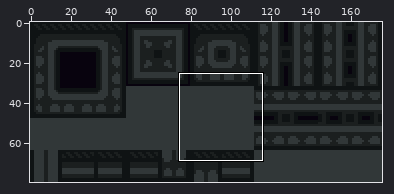
A pixel-art file gets an edit: art/lab_foreground.ase. Above: a wide view before the commit, with the close-up outlined.
Close-up. The starting point:
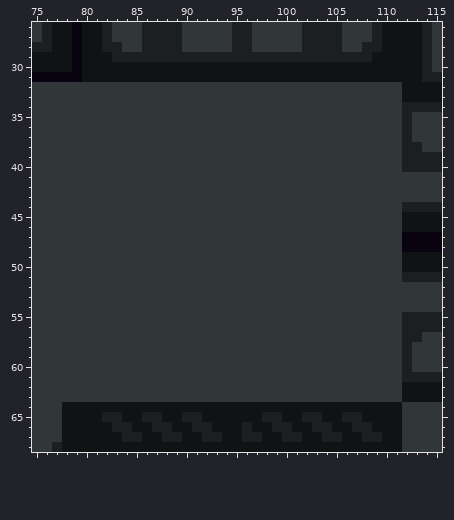
176x80 pixels, 1 frame. Shown: x 75..115, y 26..68. The commit also changed other parts of the picture, which this record leaves out.
After the commit:
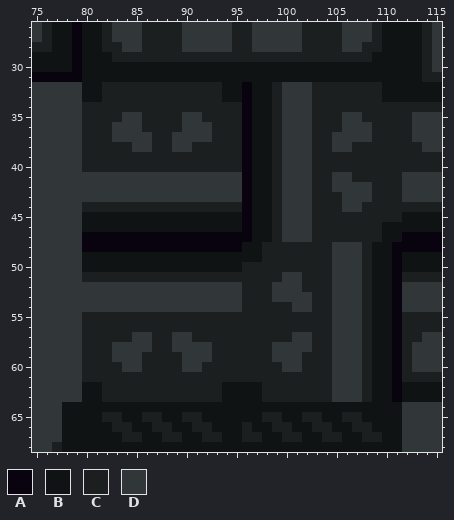
Palette (. is transparent): A #08030e  B #0f1314  C #1b1f1f  D #313738
Edits made:
Layer "Details":
y 32..33: x 80..99 DDDDDDDDDDDDDDDDDDDD -> BBCCCCCCCCCCCCBBABBC; x 103..111 DDDDDDDDD -> CCCCCCCBB
y 34: x 80..99 DDDDDDDDDDDDDDDDDDDD -> CCCCCCCCCCCCCCCCABBC; x 103..111 DDDDDDDDD -> CCCCCCCCC
y 35: x 80..83 DDDD -> CCCC; x 86..89 DDDD -> CCCC; x 92..99 DDDDDDDD -> CCCCABBC; x 103..105 DDD -> CCC; x 108..111 DDDD -> CCCC
y 36: x 80..82 DDD -> CCC; x 86..89 DDDD -> CCCC; x 93..99 DDDDDDD -> CCCABBC; x 103..105 DDD -> CCC; x 109..111 DDD -> CCC
y 37: x 80..82 DDD -> CCC; x 87..88 DD -> CC; x 93..99 DDDDDDD -> CCCABBC; x 103..104 DD -> CC; x 109..111 DDD -> CCC
y 38: x 80..84 DDDDD -> CCCCC; x 87..88 DD -> CC; x 91..99 DDDDDDDDD -> CCCCCABBC; x 103..104 DD -> CC; x 107..111 DDDDD -> CCCCC
y 39..40: x 80..99 DDDDDDDDDDDDDDDDDDDD -> CCCCCCCCCCCCCCCCABBC; x 103..111 DDDDDDDDD -> CCCCCCCCC
y 41: x 96..99 DDDD -> ABBC; x 103..104 DD -> CC; x 107..111 DDDDD -> CCCCC
y 42: x 96..99 DDDD -> ABBC; x 103..104 DD -> CC; x 109..111 DDD -> CCC
y 43: x 96..99 DDDD -> ABBC; x 103..105 DDD -> CCC; x 109..111 DDD -> CCC
y 44: x 80..99 DDDDDDDDDDDDDDDDDDDD -> CCCCCCCCCCCCCCCCABBC; x 103..105 DDD -> CCC; x 108..111 DDDD -> CCCC
y 45: x 80..99 DDDDDDDDDDDDDDDDDDDD -> BBBBBBBBBBBBBBBBABBC; x 103..111 DDDDDDDDD -> CCCCCCCCC
y 46: x 80..99 DDDDDDDDDDDDDDDDDDDD -> BBBBBBBBBBBBBBBBABBC; x 103..111 DDDDDDDDD -> CCCCCCCBB
y 47: x 80..99 DDDDDDDDDDDDDDDDDDDD -> AAAAAAAAAAAAAAAAABBC; x 103..111 DDDDDDDDD -> CCCCCCCBB
y 48: x 80..104 DDDDDDDDDDDDDDDDDDDDDDDDD -> AAAAAAAAAAAAAAAABBCCCCCCC; x 108..111 DDDD -> CBBA
y 49: x 80..104 DDDDDDDDDDDDDDDDDDDDDDDDD -> BBBBBBBBBBBBBBBBBBCCCCCCC; x 108..111 DDDD -> CBBA
y 50: x 80..104 DDDDDDDDDDDDDDDDDDDDDDDDD -> BBBBBBBBBBBBBBBBCCCCCCCCC; x 108..111 DDDD -> CBBA
y 51: x 80..99 DDDDDDDDDDDDDDDDDDDD -> CCCCCCCCCCCCCCCCCCCC; x 102..104 DDD -> CCC; x 108..111 DDDD -> CBBA
y 52: x 96..98 DDD -> CCC; x 102..104 DDD -> CCC; x 108..111 DDDD -> CBBA
y 53: x 96..98 DDD -> CCC; x 103..104 DD -> CC; x 108..111 DDDD -> CBBA
y 54: x 96..100 DDDDD -> CCCCC; x 103..104 DD -> CC; x 108..111 DDDD -> CBBA
y 55..56: x 80..104 DDDDDDDDDDDDDDDDDDDDDDDDD -> CCCCCCCCCCCCCCCCCCCCCCCCC; x 108..111 DDDD -> CBBA
y 57: x 80..84 DDDDD -> CCCCC; x 87..88 DD -> CC; x 91..100 DDDDDDDDDD -> CCCCCCCCCC; x 103..104 DD -> CC; x 108..111 DDDD -> CBBA
y 58: x 80..82 DDD -> CCC; x 87..88 DD -> CC; x 93..98 DDDDDD -> CCCCCC; x 103..104 DD -> CC; x 108..111 DDDD -> CBBA
y 59: x 80..82 DDD -> CCC; x 86..89 DDDD -> CCCC; x 93..98 DDDDDD -> CCCCCC; x 102..104 DDD -> CCC; x 108..111 DDDD -> CBBA
y 60: x 80..83 DDDD -> CCCC; x 86..89 DDDD -> CCCC; x 92..99 DDDDDDDD -> CCCCCCCC; x 102..104 DDD -> CCC; x 108..111 DDDD -> CBBA
y 61: x 80..104 DDDDDDDDDDDDDDDDDDDDDDDDD -> CCCCCCCCCCCCCCCCCCCCCCCCC; x 108..111 DDDD -> CBBA
y 62..63: x 80..104 DDDDDDDDDDDDDDDDDDDDDDDDD -> BBCCCCCCCCCCCCBBBBCCCCCCC; x 108..111 DDDD -> CBBA
